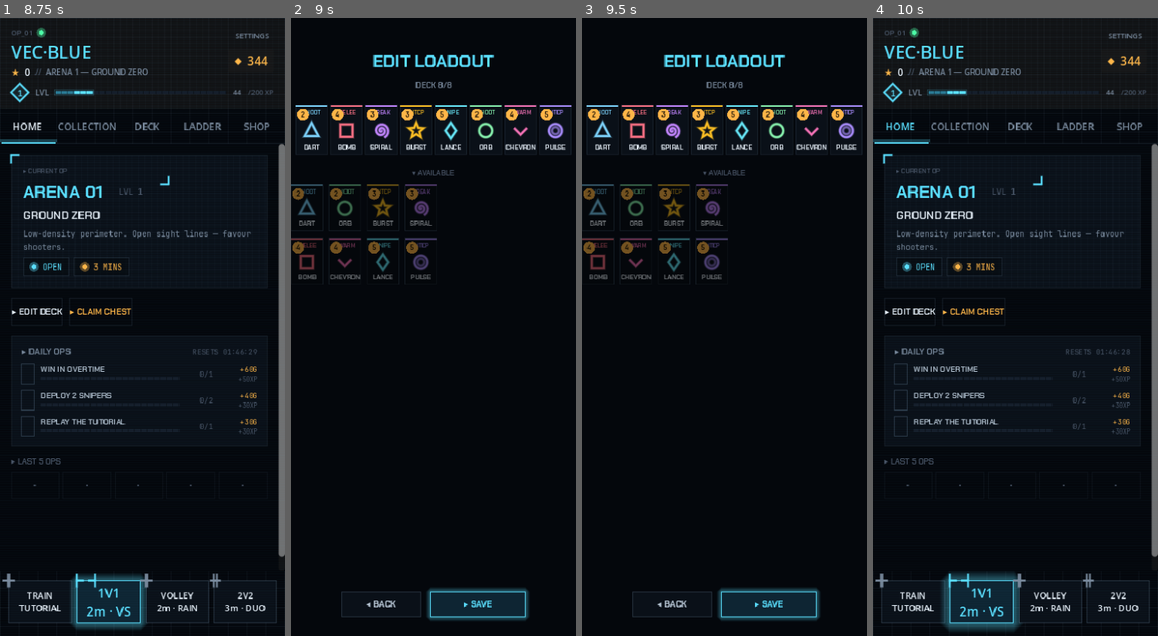
Above: before the commit, frames 1-4 (left to right).
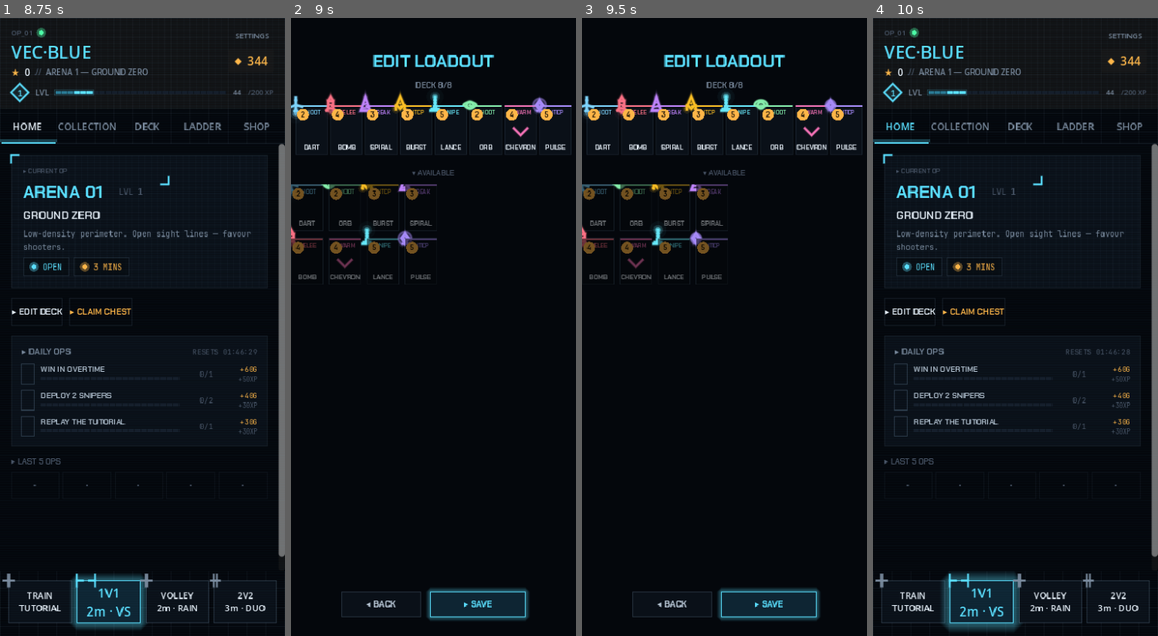
Above: after the commit, the same moments.

Repository: Catalyst86/battle-vector
Game: Godot game, scene res://scenes/main.tscn
Two runs of this game, one before a commit and one after it. Both use one fixed random seed, a clock stepped at 60 frames per second and the inputs below.
Inputs:
- Up to frame 1 (8.75 s): click "HOME" at 0.5 s; click "COLLECTION" at 1.25 s; click "DECK" at 2 s; click "LADDER" at 2.75 s; click "SHOP" at 3.5 s; click "CLAIM" at 4.25 s; click "1V1 2m · VS" at 5 s; click "VOLLEY 2m · RAIN" at 5.75 s; click "2V2 3m · DUO" at 6.5 s; click "×" at 7.25 s; click "HOME" at 8 s
- Up to frame 2 (9 s): click "▸ EDIT DECK" at 8.75 s
- Up to frame 3 (9.5 s): no input
- Up to frame 4 (10 s): click "◂ BACK" at 9.5 s

Frame 1 is identical in both runs. In frame 2, 2.3% of the frame differs, in the area x 0-96%, y 11-42%; in frame 3, 2.3%; in frame 4, nothing differs.

Commit message:
feat(pieces): silhouettes everywhere the card icon renders
Routes the three remaining shape-rendering callsites through the
Silhouettes library so the hand (in-match bottom), the Collection
tab tiles (main menu), and the on-field deploy preview all match
what the piece looks like on the field:

  scripts/ui/card_button.gd   — hand cards in match HUD
  scripts/ui/card_slot.gd     — Collection tab tiles
  scripts/match/deploy_preview.gd — ghost preview on tap

Hand + Collection advance a per-instance _t counter and queue_redraw
each frame (only when the card has a registered silhouette) so icons
animate in place — wings flap, afterburners pulse, drills spin,
shockwaves expand. Plain-shape cards stay static; zero redraw cost
until silhouettes land for them.

Deploy preview uses t=0 — a static silhouette reads calmer as a
"where will this spawn" watermark than a breathing one.

Bumped hand icon size slightly (0.24 → 0.28 of card width) so the
silhouette detail survives at 40 px card width.

All three callsites keep the ShapeRenderer fallback, so un-silhouetted
pieces (arc, shard, mortar, etc.) still render cleanly until Phase 3
brings them online.

Diff:
--- a/vector/scripts/match/deploy_preview.gd
+++ b/vector/scripts/match/deploy_preview.gd
@@ -34,6 +34,11 @@
 	footprint.a = 0.22
 	draw_arc(Vector2.ZERO, card.size * 1.25, 0.0, TAU, 48, footprint, 1.0, true)
 	# The watermark shape itself — translucent outline of the card.
+	# Routes through Silhouettes when the card has one so the ghost
+	# matches what's about to spawn; static t=0 keeps the preview calm.
 	var ghost := card.color if affordable else Color(1, 0.4, 0.4)
 	ghost.a = 0.32 if affordable else 0.45
-	ShapeRenderer.draw_with_glow(self, card.shape, ghost, card.size, 0.0, 0.6)
+	if card.silhouette_id != &"" and Silhouettes.has(card.silhouette_id):
+		Silhouettes.draw(self, card.silhouette_id, ghost, card.size, 0.0, 0.0)
+	else:
+		ShapeRenderer.draw_with_glow(self, card.shape, ghost, card.size, 0.0, 0.6)
--- a/vector/scripts/ui/card_button.gd
+++ b/vector/scripts/ui/card_button.gd
@@ -16,6 +16,10 @@
 var is_dimmed: bool = false
 var cooldown_remaining: float = 0.0
 var cooldown_total: float = 0.0
+## Drives procedural animation for silhouette icons (wing flap, exhaust
+## pulse, etc.). Advances in _process only when the card has a registered
+## silhouette — plain-shape cards don't animate so we skip the redraw cost.
+var _t: float = 0.0
 
 @onready var role_label: Label = $RoleLabel
 @onready var name_label: Label = $NameLabel
@@ -29,6 +33,9 @@
 func _process(delta: float) -> void:
 	if cooldown_remaining > 0.0:
 		cooldown_remaining = maxf(0.0, cooldown_remaining - delta)
+		queue_redraw()
+	elif card != null and card.silhouette_id != &"":
+		_t += delta
 		queue_redraw()
 
 ## Dim + block interaction for `seconds`. Visual cooldown overlay sweeps
@@ -109,10 +116,16 @@
 			Vector2(size.x * 0.5 - role_sz.x * 0.5, 12.0),
 			role_text, HORIZONTAL_ALIGNMENT_CENTER, -1, role_fs, card.color)
 
-		var icon_size: float = size.x * 0.24
+		# Icon — route through the Silhouettes library when the card has a
+		# registered silhouette so the hand matches the on-field piece.
+		# Empty id falls back to the generic primitive shape.
+		var icon_size: float = size.x * 0.28
 		var icon_center := Vector2(size.x * 0.5, size.y * 0.52)
 		draw_set_transform(icon_center, 0.0, Vector2.ONE)
-		ShapeRenderer.draw_with_glow(self, card.shape, card.color, icon_size, 0.0, 0.6)
+		if card.silhouette_id != &"" and Silhouettes.has(card.silhouette_id):
+			Silhouettes.draw(self, card.silhouette_id, card.color, icon_size, _t, 0.0)
+		else:
+			ShapeRenderer.draw_with_glow(self, card.shape, card.color, icon_size, 0.0, 0.6)
 		draw_set_transform(Vector2.ZERO, 0.0, Vector2.ONE)
 
 		# Name at bottom.
--- a/vector/scripts/ui/card_slot.gd
+++ b/vector/scripts/ui/card_slot.gd
@@ -14,11 +14,22 @@
 @onready var level_label: Label = $LevelLabel
 @onready var upgrade_btn: Button = $UpgradeButton
 
+## Drives the silhouette animation in the Collection view. Only advances
+## when the card actually has a registered silhouette — plain-shape cards
+## are static so we skip the per-frame redraw cost.
+var _t: float = 0.0
+
 func _ready() -> void:
 	custom_minimum_size = Vector2(82, 108)
 	upgrade_btn.pressed.connect(_on_upgrade_pressed)
 	PlayerProfile.changed.connect(_refresh)
+	set_process(true)
 	_refresh()
+
+func _process(delta: float) -> void:
+	if card != null and card.silhouette_id != &"":
+		_t += delta
+		queue_redraw()
 
 func _refresh() -> void:
 	if not is_inside_tree():
@@ -69,8 +80,13 @@
 	draw_rect(rect, Palette.CARD_BORDER, false, 1.0)
 	if card == null:
 		return
+	# Icon — route through Silhouettes when the card has one registered so
+	# the Collection matches the on-field piece. Empty id falls back.
 	var icon_size: float = 14.0
 	var icon_center := Vector2(size.x * 0.5, 28.0)
 	draw_set_transform(icon_center, 0.0, Vector2.ONE)
-	ShapeRenderer.draw(self, card.shape, card.color, icon_size, 0.0)
+	if card.silhouette_id != &"" and Silhouettes.has(card.silhouette_id):
+		Silhouettes.draw(self, card.silhouette_id, card.color, icon_size, _t, 0.0)
+	else:
+		ShapeRenderer.draw(self, card.shape, card.color, icon_size, 0.0)
 	draw_set_transform(Vector2.ZERO, 0.0, Vector2.ONE)
